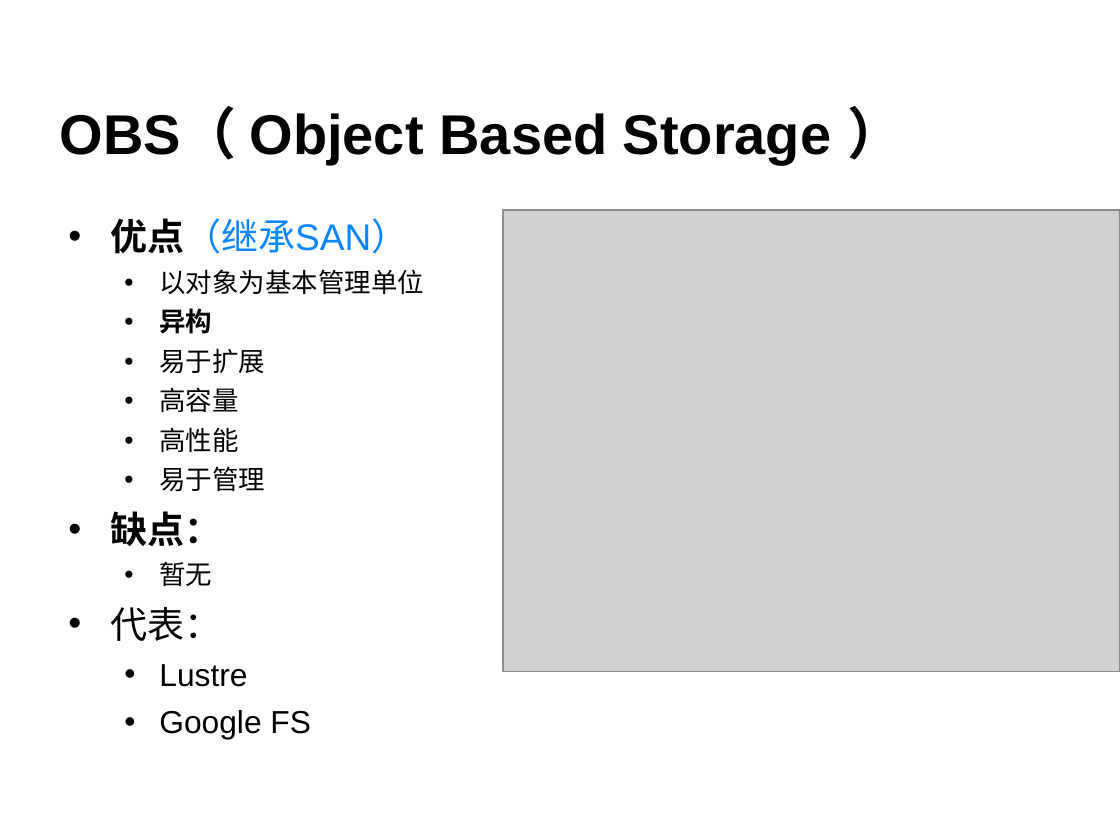
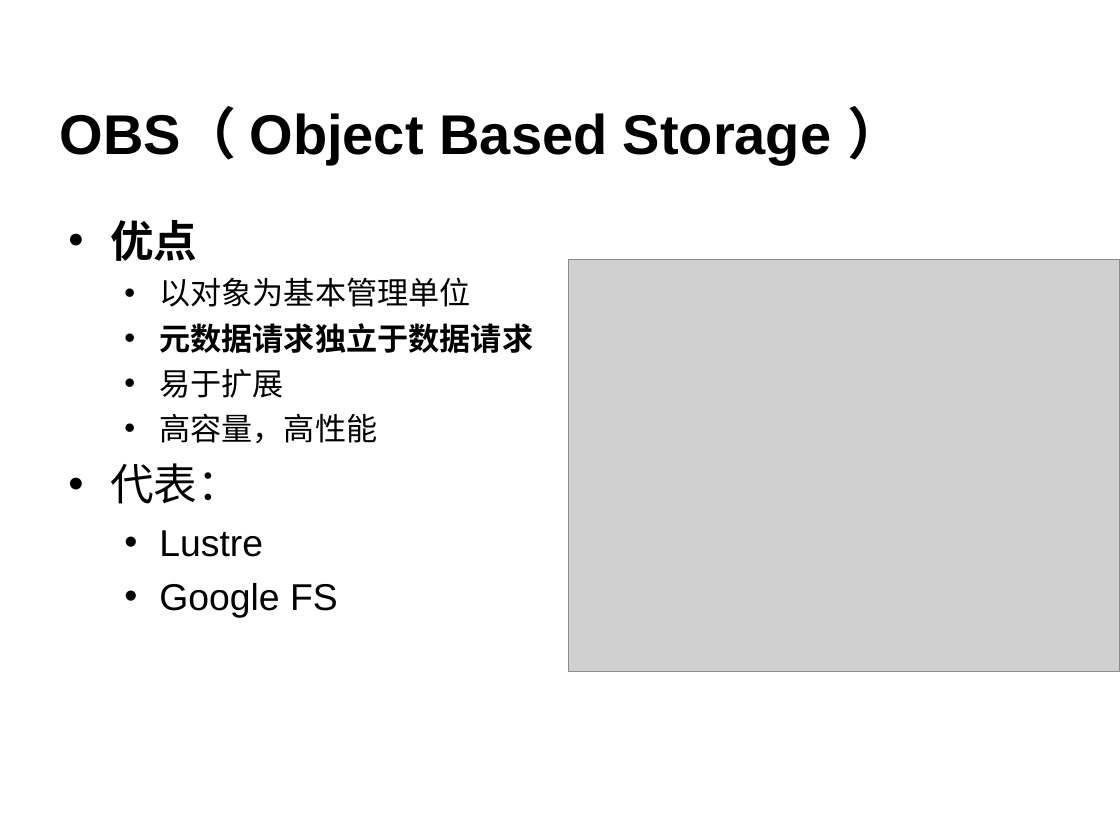
Before and after one commit to cheliequan/idning-paper, a slide deck: slide 5 of draft/答辩.ppt (slide 8 before the commit). Drawn at 1120x840 pixels with LibreOffice and Linux fonts; fonts in the diff are those of the drawing; grey boxes stand for pictures; background and template pictures are left out. Boxes give left, top, right and bottom in pixels: in the first picture for what was removed or moved away, otherwise in the second. Text is boxed around its words. In the diff, an @@ line names an element or a change of style, - is before the commit and + after.

```diff
--- a/draft/答辩.ppt
+++ b/draft/答辩.ppt
@@ text at box(110, 220, 197, 261): text changed; size 23.8 to 28 pt; text colour #0A85FF to #000000; bold on @@
-• 优点（继承SAN）
+• 优点
@@ picture: place and size @@
-picture at box(503, 211, 1120, 672)
+picture at box(569, 259, 1120, 671)
@@ text at box(110, 277, 471, 618): size 17 to 20 pt in "以对象为基本管理单位", "易于扩展"; size 23.8 to 28 pt in "代表："; size 20.4 to 24 pt in "Lustre", "Google FS" @@
@@ text at box(159, 323, 533, 353): text changed; size 17 to 20 pt @@
-  • 异构
+  • 元数据请求独立于数据请求
@@ text at box(159, 413, 377, 443): text changed; size 17 to 20 pt @@
-  • 高容量
-  • 高性能
-  • 易于管理
-• 缺点：
-  • 暂无
+  • 高容量，高性能
```
Also in this commit, not shown: 8 other slides changed, 1 slide added, 5 slides removed, 2 other files.
